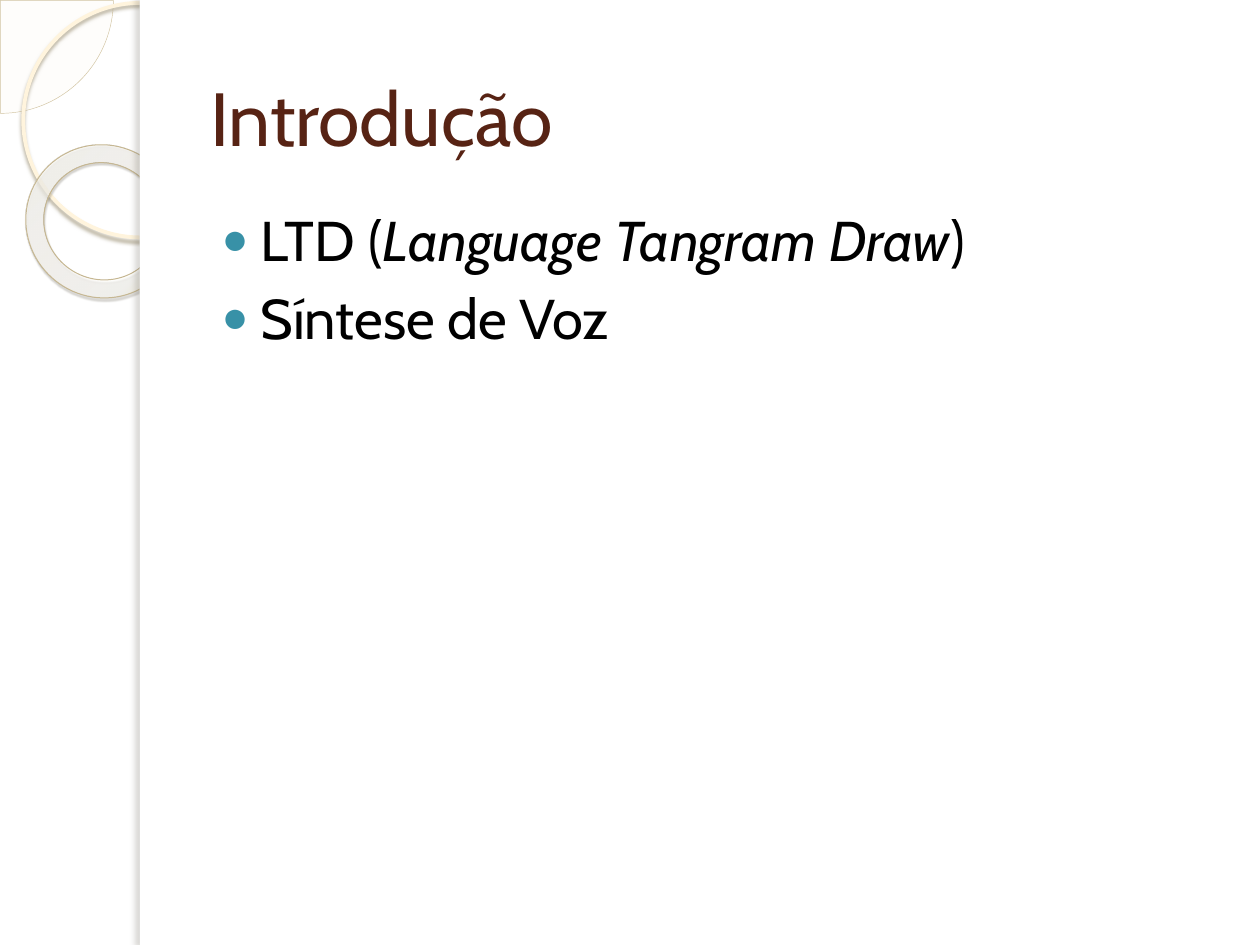
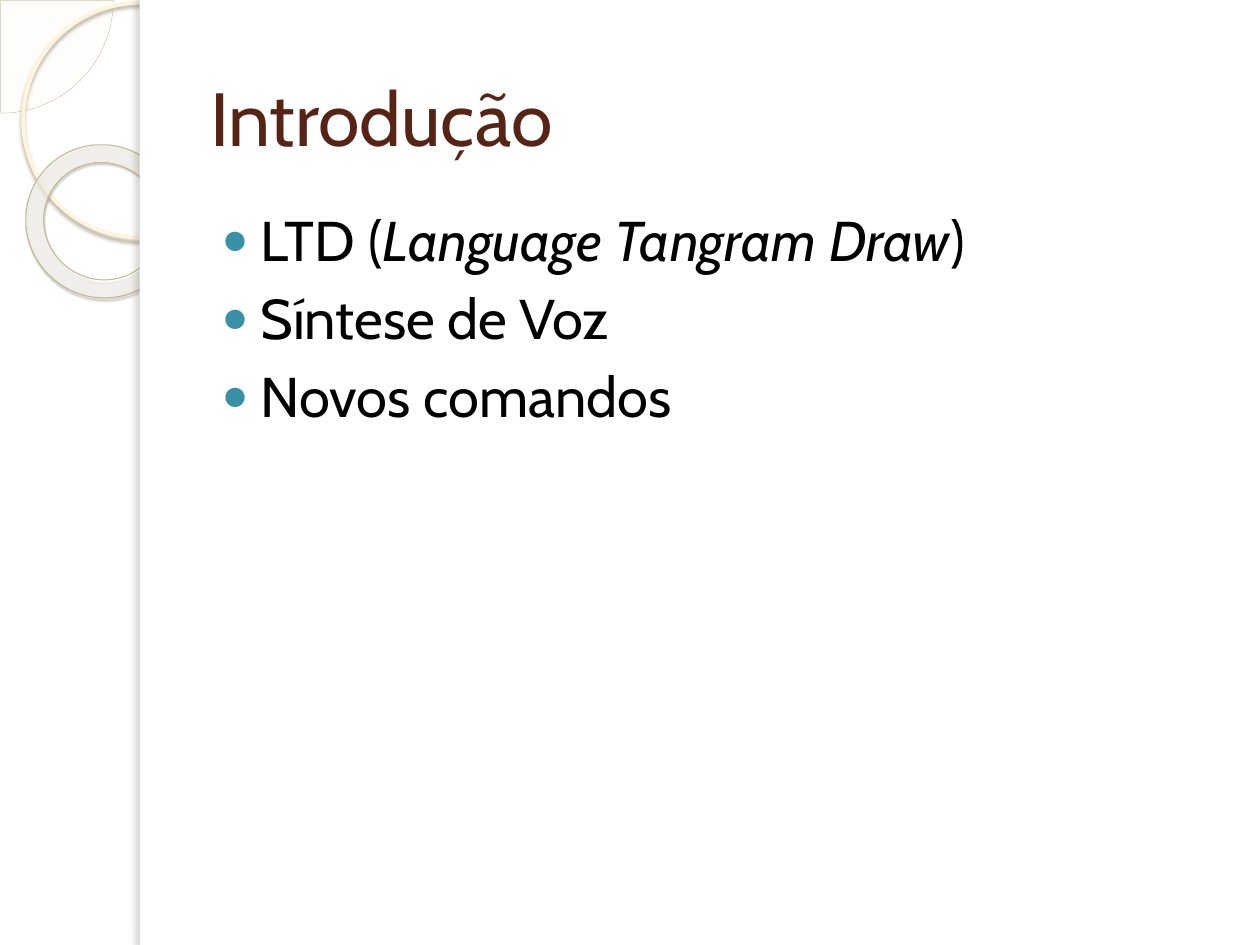
Before and after one commit to wendeldavid/soundwave, a slide deck: slide 3 of docs/tcc/Implementação de Suporta à Programação e Interpretação da.pptx. Drawn at 1260x945 pixels with LibreOffice and Linux fonts; fonts in the diff are those of the drawing; background and template pictures are left out. Boxes give left, top, right and bottom in pixels: in the first picture for what was removed or moved away, otherwise in the second. Text is boxed around its words. In the diff, an @@ line names an element or a change of style, - is before the commit and + after.

```diff
--- a/docs/tcc/Implementação de Suporta à Programação e Interpretação da.pptx
+++ b/docs/tcc/Implementação de Suporta à Programação e Interpretação da.pptx
@@ text at (x1=261, y1=375, x2=671, y2=418): paragraph added @@
+● Novos comandos
```
Also in this commit, not shown: 3 other slides changed, 4 slides added, 1 other file.
